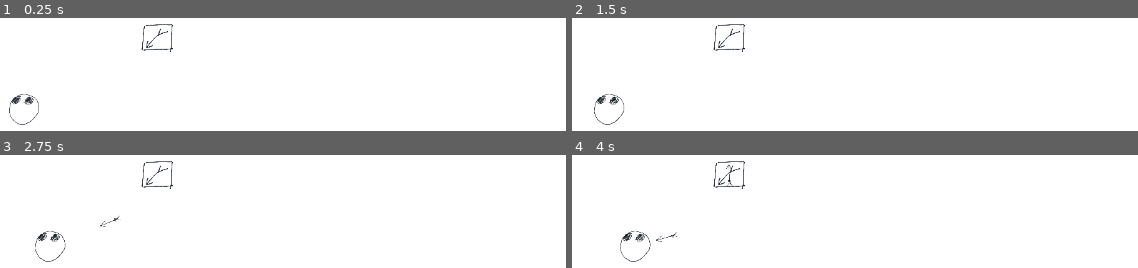
Above: before the commit, frames 1-4 (two rows, left to right).
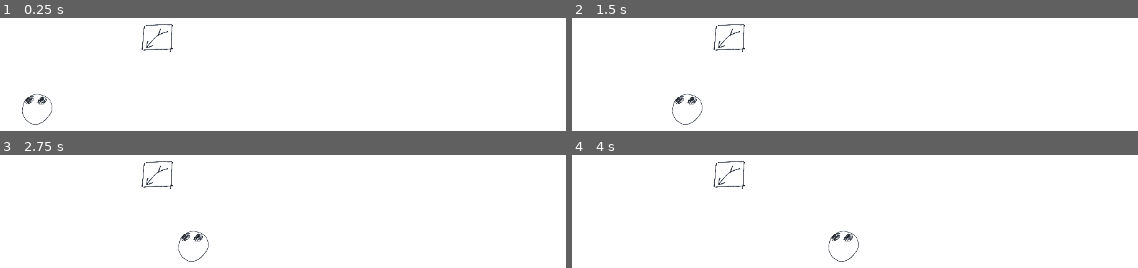
Above: after the commit, the same moments.

Repository: OzuYatamutsu/notebook-tower-defense
Game: Godot game, scene res://levels/test_level.tscn
Two runs of this game, one before a commit and one after it. Both use one fixed random seed, a clock stepped at 60 frames per second and the inputs below.
Inputs:
- Up to frame 1 (0.25 s): no input
- Up to frame 2 (1.5 s): no input
- Up to frame 3 (2.75 s): no input
- Up to frame 4 (4 s): no input

The runs differ from the first frame. In frame 1, 0.5% of the frame differs, in the area x 1-10%, y 67-95%; in frame 2, 0.6%; in frame 3, 0.7%; in frame 4, 0.8%, in the area x 8-51%, y 7-95%.

Commit message:
Change all moving objects to be Area2Ds instead

Diff:
--- a/mobs/Basic.tscn
+++ b/mobs/Basic.tscn
@@ -9,7 +9,7 @@
 [sub_resource type="RectangleShape2D" id="RectangleShape2D_we44h"]
 size = Vector2(566, 552)
 
-[node name="Basic" type="CharacterBody2D"]
+[node name="Basic" type="Area2D"]
 collision_layer = 4
 collision_mask = 14
 script = ExtResource("1_gq4ol")
--- a/mobs/mob.gd
+++ b/mobs/mob.gd
@@ -1,5 +1,5 @@
 class_name Mob
-extends CharacterBody2D
+extends Area2D
 
 @export var HP: float
 @export var SPEED: float
@@ -9,8 +9,7 @@
     Hitbox.connect("body_entered", _on_hit)
 
 func _physics_process(delta: float) -> void:
-    velocity = get_next_direction() * delta * SPEED
-    move_and_slide()
+    position += get_next_direction() * delta * SPEED
 
 func get_next_direction() -> Vector2:
     # TODO for now just goes from left to right
--- a/projectiles/Arrow.tscn
+++ b/projectiles/Arrow.tscn
@@ -6,7 +6,7 @@
 [sub_resource type="RectangleShape2D" id="RectangleShape2D_v6doq"]
 size = Vector2(63, 489)
 
-[node name="Arrow" type="StaticBody2D"]
+[node name="Arrow" type="Area2D"]
 collision_layer = 8
 collision_mask = 4
 script = ExtResource("1_xhfri")
--- a/projectiles/arrow.gd
+++ b/projectiles/arrow.gd
@@ -11,6 +11,3 @@
 
     # We want to point the head of the arrow at
     # what we're firing
-    rotation = global_position.angle_to_point(
-        TARGET_LOCATION
-    ) + (PI/2)
--- a/projectiles/projectile.gd
+++ b/projectiles/projectile.gd
@@ -1,5 +1,5 @@
 class_name Projectile
-extends StaticBody2D
+extends Area2D
 
 @export var DESPAWN_TIMER_SECS = 10.0
 @export var SPEED: float
